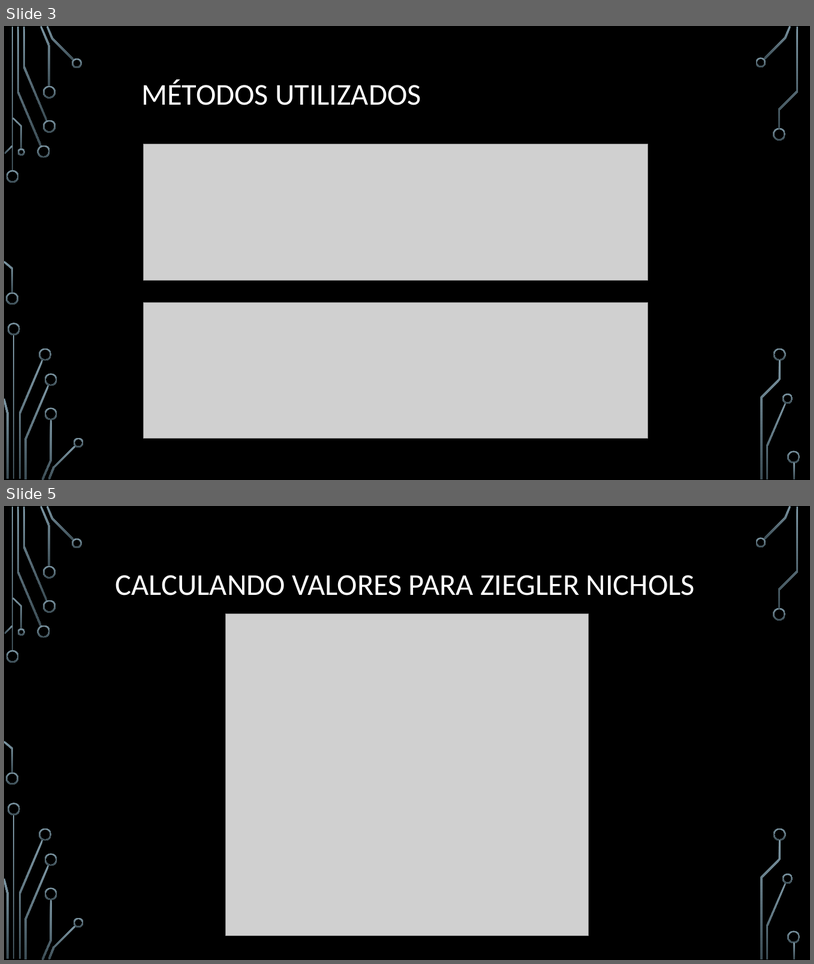
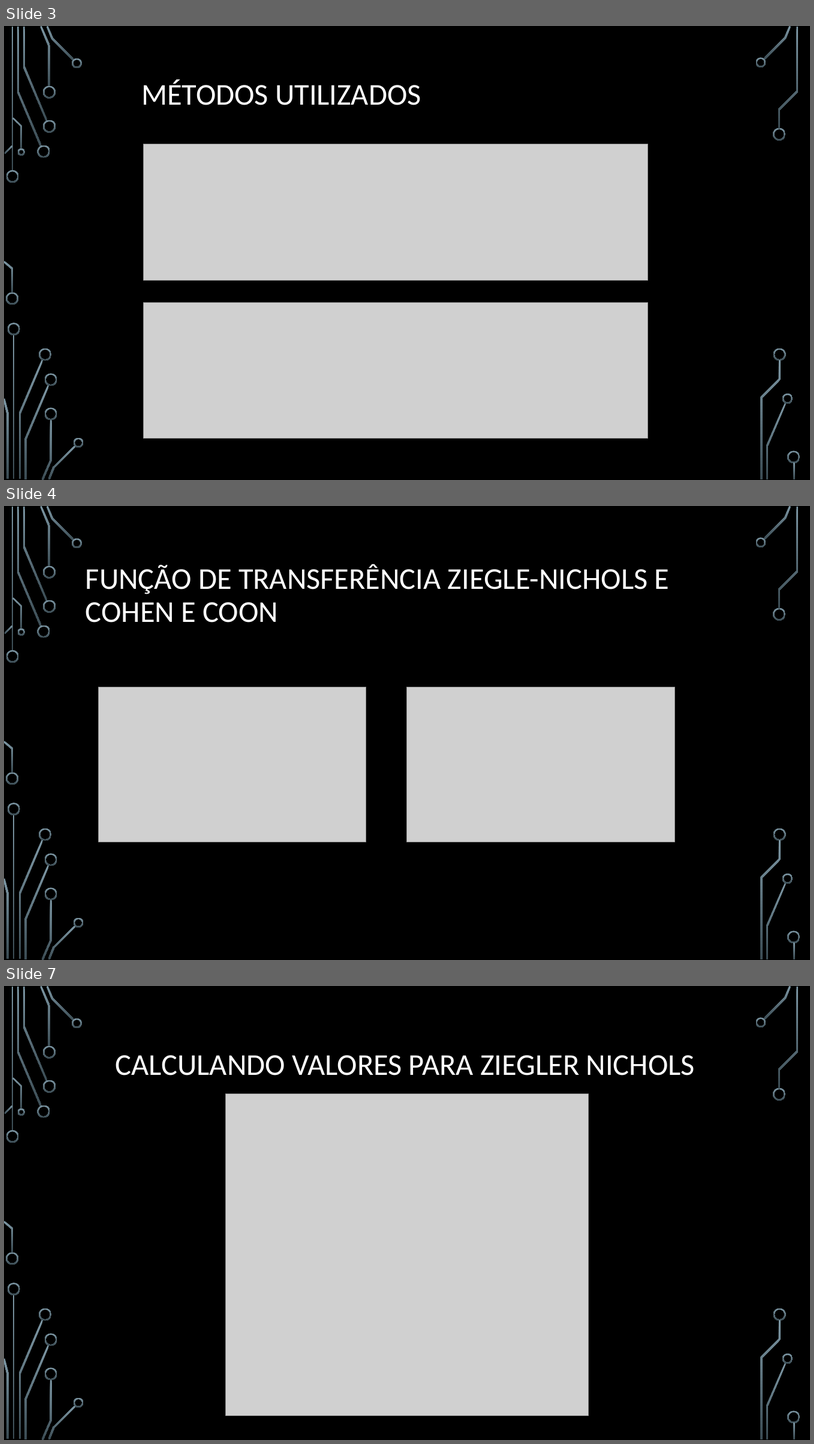
Before and after one commit to MathCarv/C213, a slide deck: documents/Trabalho de Sistemas Embarcados (C213).pptx. Shown one above the other, each under a label of ours: slides 3 and 5 before the commit, slides 3, 4 and 7 after it; the slides between them are not shown. The pictures are 814x964 and 814x1444 pixels, drawn with LibreOffice and Linux fonts; fonts in the diff are those of the drawing; grey boxes stand for pictures; background and template pictures are left out. Boxes give left, top, right and bottom in pixels: in the first picture for what was removed or moved away, otherwise in the second. Text is boxed around its words. In the diff, an @@ line names an element or a change of style, - is before the commit and + after.

```diff
--- a/documents/Trabalho de Sistemas Embarcados (C213).pptx
+++ b/documents/Trabalho de Sistemas Embarcados (C213).pptx
@@ slide 4 added at [4,506,810,960], background picture (left out); not listed: 36 template elements that a slide beside it also shows @@
@@ title added at [86,564,670,622], 36 pt, text #FFFFFF @@
+FUNÇÃO DE TRANSFERÊNCIA ZIEGLE-NICHOLS E COHEN E COON
@@ picture added at [98,687,366,841] @@
@@ picture added at [407,687,675,841] @@
@@ what was slide 5 is now slide 7 @@
```
Also in this commit, not shown: 6 slides changed, 2 other slides added, 7 other files.
